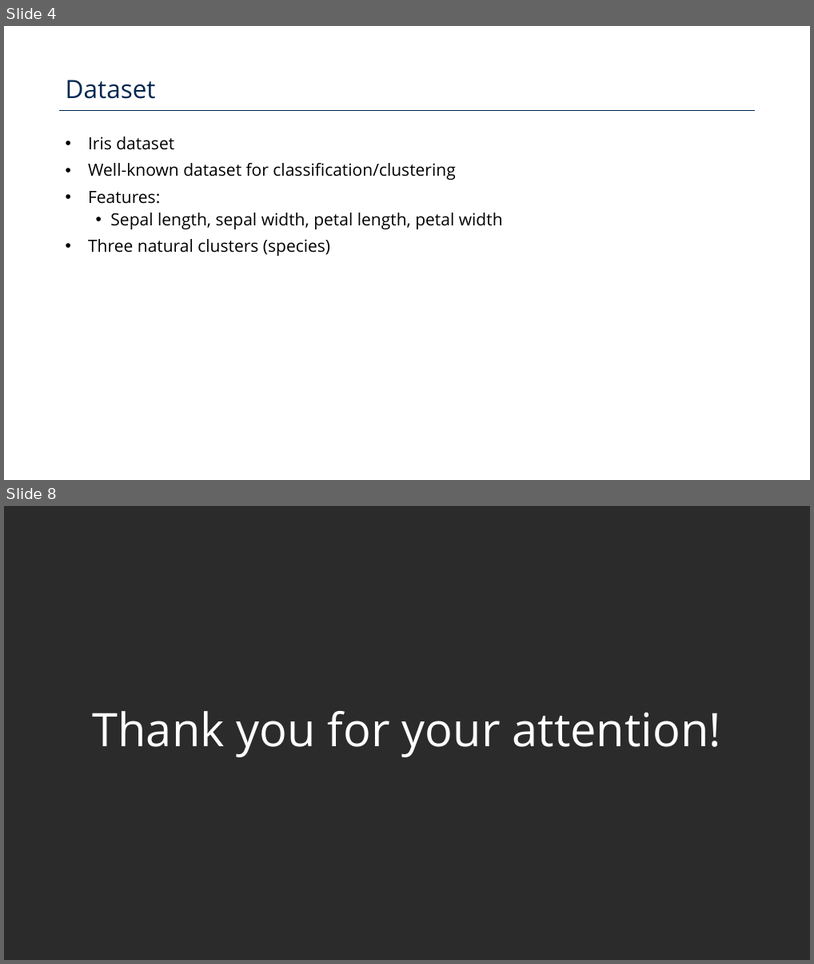
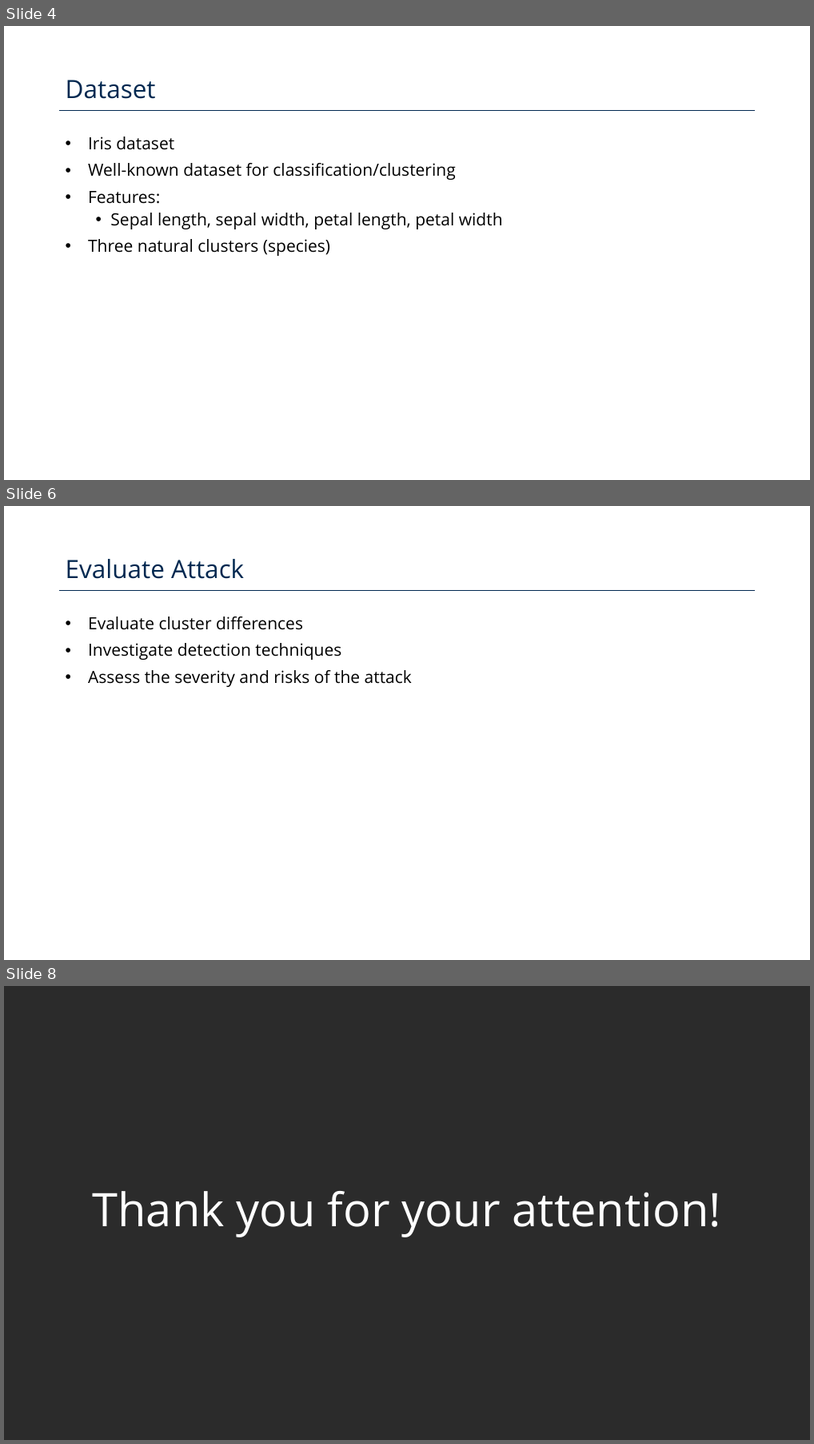
Before and after one commit to Poison-Cluster/poison-cluster, a slide deck: poison_cluster.pptx. Shown one above the other, each under a label of ours: slides 4 and 8 before the commit, slides 4, 6 and 8 after it; the slides between them are not shown. The pictures are 814x964 and 814x1444 pixels, drawn with LibreOffice and Linux fonts; fonts in the diff are those of the drawing; background and template pictures are left out; a plain dark background stands for a picture behind light text. Boxes give left, top, right and bottom in pixels: in the first picture for what was removed or moved away, otherwise in the second. Text is boxed around its words. In the diff, an @@ line names an element or a change of style, - is before the commit and + after.

```diff
--- a/poison_cluster.pptx
+++ b/poison_cluster.pptx
@@ slide 6 added at (x1=4, y1=506, x2=810, y2=960), background #FFFFFF; not listed: 1 template element that a slide beside it also shows @@
@@ text added at (x1=66, y1=559, x2=244, y2=579), 30 pt, text #012850 @@
+Evaluate Attack
@@ text added at (x1=88, y1=616, x2=412, y2=687), 20 pt, text #000000 @@
+• Evaluate cluster differences
+• Investigate detection techniques
+• Assess the severity and risks of the attack
```
Also in this commit, not shown: 4 slides changed, 1 slide removed, 1 other file.
